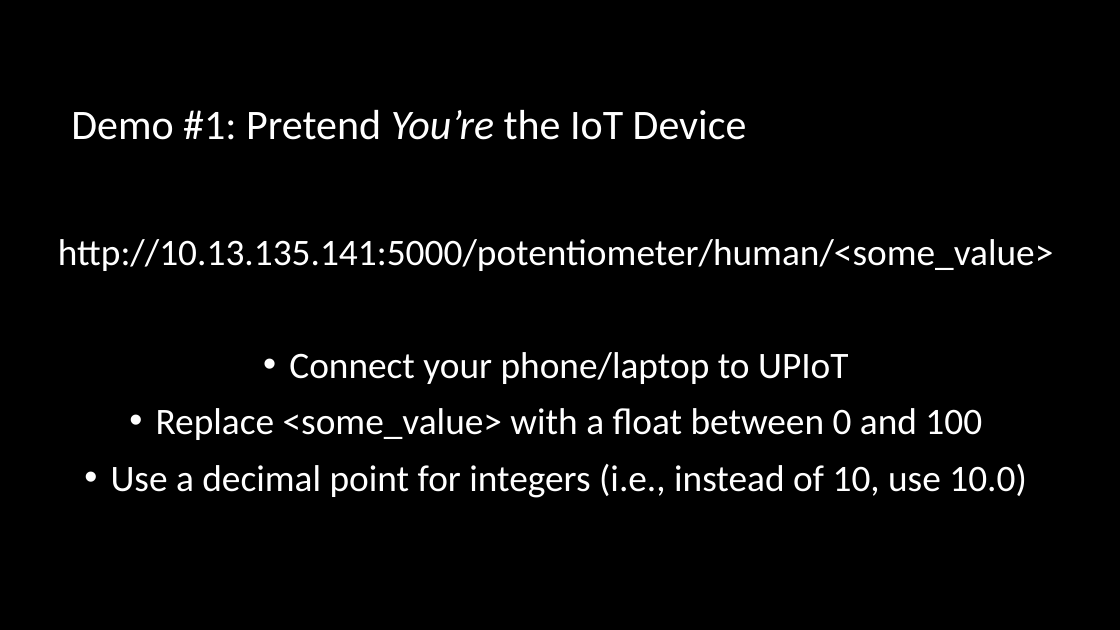
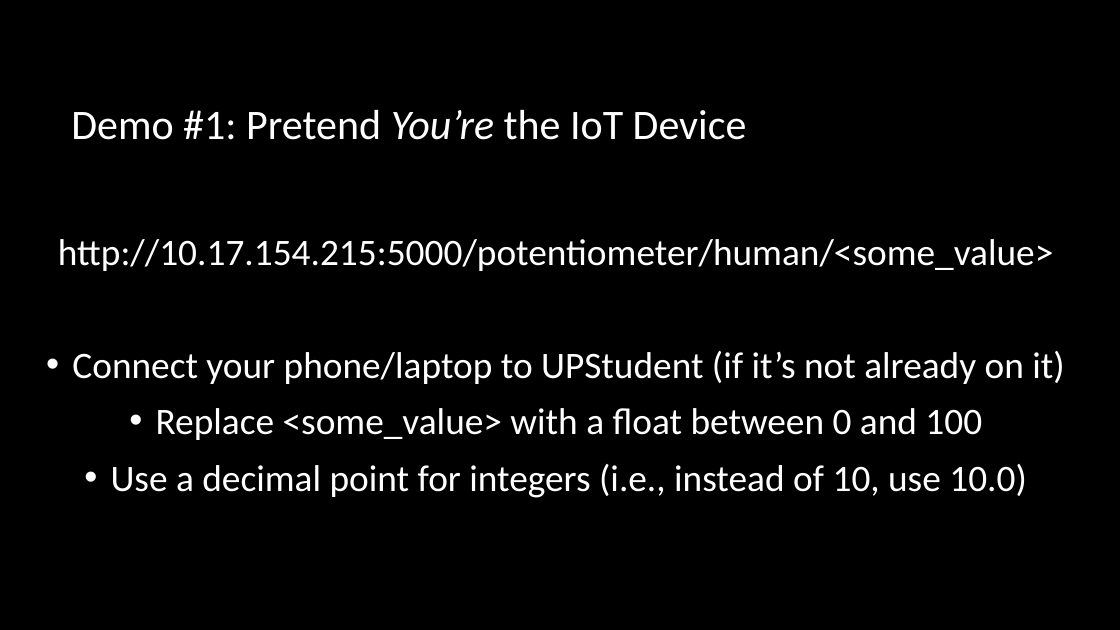
Before and after one commit to uyechi23/FlaskESP32ConceptDemo, a slide deck: slide 9 of FlaskESP32ConceptDemo.pptx. Drawn at 1120x630 pixels with LibreOffice and Linux fonts; fonts in the diff are those of the drawing; background and template pictures are left out. Boxes give left, top, right and bottom in pixels: in the first picture for what was removed or moved away, otherwise in the second. Text is boxed around its words. In the diff, an @@ line names an element or a change of style, - is before the commit and + after.

Commit message:
Added home route to Flask app, updated PPT

```diff
--- a/FlaskESP32ConceptDemo.pptx
+++ b/FlaskESP32ConceptDemo.pptx
@@ text at (58,239,1064,384): text changed @@
-http://10.13.135.141:5000/potentiometer/human/<some_value>
-• Connect your phone/laptop to UPIoT
+http://10.17.154.215:5000/potentiometer/human/<some_value>
+• Connect your phone/laptop to UPStudent (if it’s not already on it)
```
Also in this commit, not shown: 1 other file.
